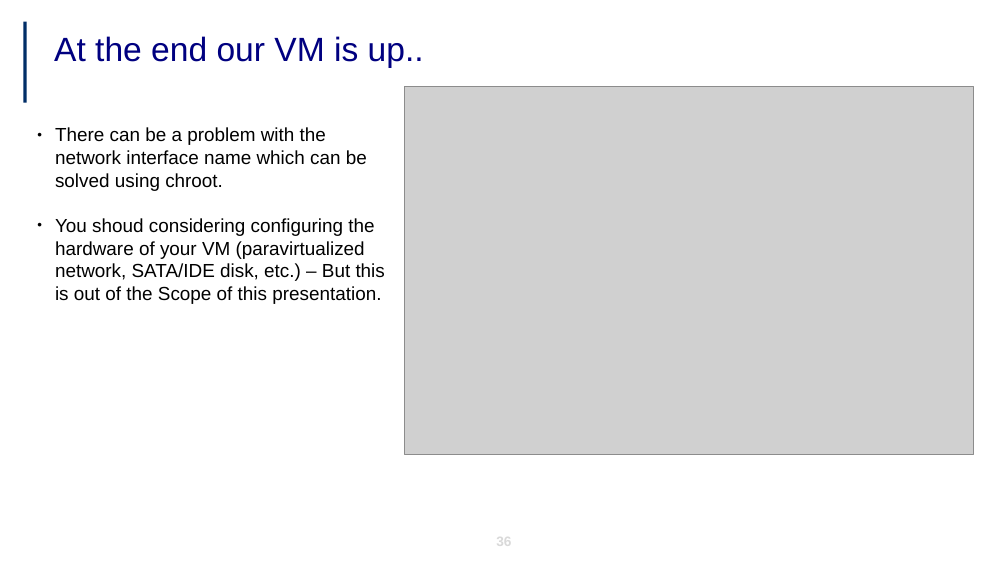
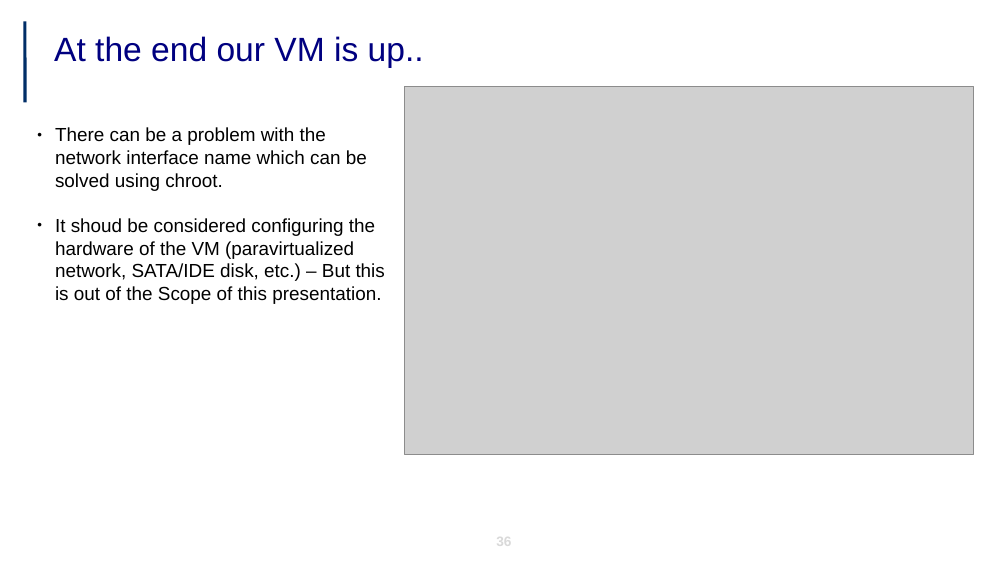
Before and after one commit to jicarretero/SummitMalaga2017, a slide deck: slide 36 of FiwareImageHandling.odp. Drawn at 1008x567 pixels with LibreOffice and Linux fonts; fonts in the diff are those of the drawing; grey boxes stand for pictures; background and template pictures are left out. Boxes give left, top, right and bottom in pixels: in the first picture for what was removed or moved away, otherwise in the second. Text is boxed around its words. In the diff, an @@ line names an element or a change of style, - is before the commit and + after.

Commit message:
Change presentation image and some changes in wording

```diff
--- a/FiwareImageHandling.odp
+++ b/FiwareImageHandling.odp
@@ text at [55,218,385,304]: text changed @@
-● You shoud considering configuring the hardware of your VM (paravirtualized network, SATA/IDE disk, etc.) – But this is out of the Scope of this presentation.
+● It shoud be considered configuring the hardware of the VM (paravirtualized network, SATA/IDE disk, etc.) – But this is out of the Scope of this presentation.
```
Also in this commit, not shown: 17 other slides changed.
